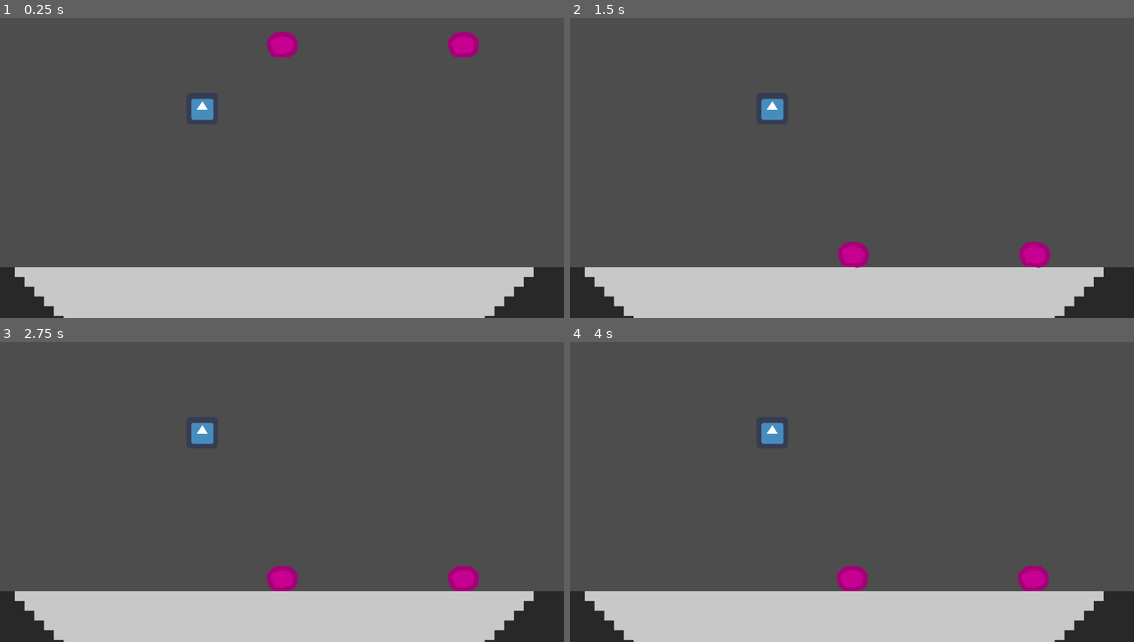
Above: before the commit, frames 1-4 (two rows, left to right).
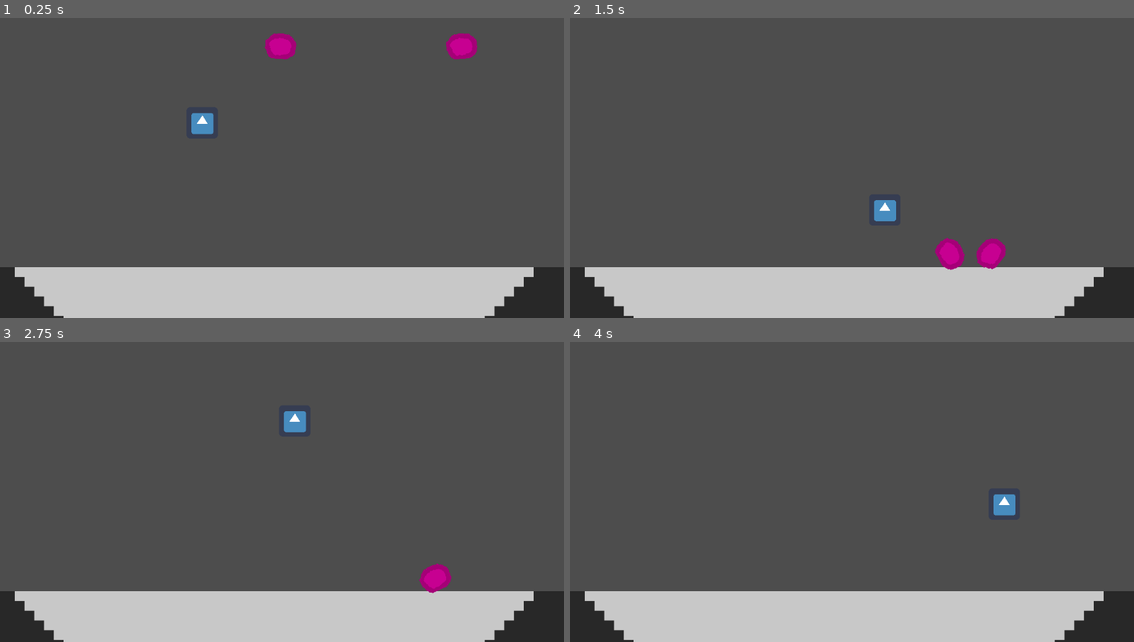
Above: after the commit, the same moments.

Repository: schonewillejacob/SlimeScraper
Game: Godot game, scene res://Data/Main.tscn
The game is run twice, just before and just after one commit, with the same random seed, the same clock (stepped at 60 frames per second) and the same inputs. The engine's default icon, where the game draws it, is replaced by a stand-in: a white triangle on a blue panel in a dark square.
Inputs:
- Up to frame 1 (0.25 s): no input
- Up to frame 2 (1.5 s): hold D (user_right) from 0.53 s (still down); tap W (user_up) at 0.6, 0.77, 1.07, 1.35 s
- Up to frame 3 (2.75 s): tap W (user_up) at 1.52, 1.82, 2.1 s; release D (user_right) at 2.03 s; hold A (user_left) from 2.03 s (still down)
- Up to frame 4 (4 s): release A (user_left) at 2.78 s; hold D (user_right) from 2.78 s (still down); tap W (user_up) at 2.85, 3.02, 3.32, 3.6, 3.77 s

The runs differ from the first frame. In frame 1, 0.7% of the frame differs, in the area x 33-85%, y 4-39%; in frame 2, 2.2%, in the area x 33-86%, y 26-84%; in frame 3, 1.7%; in frame 4, 1.4%.
Error before the commit: Parse Error: Expected indented block after lambda declaration. (res://Data/Scripts/Player.gd:30)

Commit message:
slime hit detection player-side

Diff:
--- a/src/Data/Scenes/Slime.tscn
+++ b/src/Data/Scenes/Slime.tscn
@@ -37,7 +37,7 @@
 radius = 25.0
 height = 56.0
 
-[node name="Slime" type="RigidBody2D"]
+[node name="Slime" type="RigidBody2D" groups=["Enemy"]]
 collision_layer = 4
 collision_mask = 7
 physics_material_override = ExtResource("1_tdouv")
--- a/src/Data/Scripts/Building.gd
+++ b/src/Data/Scripts/Building.gd
@@ -1 +1,14 @@
 extends Area2D
+# Responsiblities:
+#	Create Area2D to detect slimes
+#	Retrieve and logically organise a Tilemap
+#	Provide a Grid for alignment of ladders.
+
+# Future:
+#	Create Moss for slime growth
+#	Asthetics via tilemap/code.
+#
+
+
+func _to_string():
+	return "Inhabitant"
--- a/src/Data/Scripts/Player.gd
+++ b/src/Data/Scripts/Player.gd
@@ -26,42 +26,48 @@
 func _physics_process(delta):
 	process_ui()
 	process_movement(delta)
-
-	func process_collisions():
-	for i in get_slide_collision_count():
-		var collision = get_slide_collision(i)
-#		print("I collided with ", collision.get_collider().name)
+	var slide_count = get_slide_collision_count()
+	if slide_count:
+		process_collision(slide_count)
 
 
 func process_ui():
-	if state == States.Recovering:
+	if state == States.Recovering: # Guards against movement if state isn't right
 		return
-
 	x_axis = Input.get_axis("user_left", "user_right")
 	jump = bool(Input.is_action_just_pressed("user_up") && is_on_floor())
-
-#	Prevents input after being hit.
-
-
 
 
 func process_movement(delta):
 #	Gravity.
 	velocity.y += GRAVITY * delta
 #	Jumping.
-	if Input.is_action_just_pressed("user_up") and is_on_floor():
-			velocity.y = JUMP_HEIGHT * int(jump)
+	if jump and is_on_floor():
+		velocity.y = JUMP_HEIGHT
 #	Lateral speed.
 	velocity.x = x_axis * SPEED
 #	Move
 	move_and_slide()
 
-func bounce(input : Vector2):
-	velocity.bounce(input)
 
-func process_collisions():
-	for i in get_slide_collision_count():
-		var collision = get_slide_collision(i)
+func process_collision(slide_count):
+	var enemy_list = get_tree().get_nodes_in_group("Enemy")
 
-		var col_sign = sign(transform.orign.x - i.transform.origin.x)
-		bounce(Vector2(col_sign * i.STRENGTH, -5))
+#	Hit enemy.
+	for i in range(slide_count):
+		var slide_collider = get_slide_collision(i).get_collider()
+
+#		Guard Clause.
+		if slide_collider not in enemy_list:
+			return
+
+#		Determine outcome.
+		if (slide_collider.transform.origin.y - transform.origin.y) > 0:
+			bounce()
+			slide_collider.die()
+		else:
+			pass
+
+
+func bounce():
+	velocity.y = JUMP_HEIGHT * 2
--- a/src/Data/Scripts/Slime.gd
+++ b/src/Data/Scripts/Slime.gd
@@ -1,3 +1,4 @@
+class_name Slime
 extends RigidBody2D
 
 
@@ -24,7 +25,7 @@
 
 func _ready():
 #	Give random angular momentum, just for fun.
-	small_rotation(2)
+	small_rotation()
 
 func _physics_process(_delta):
 	process_movement()
@@ -34,10 +35,10 @@
 		States.Falling:
 #			Just came from the cloud, should look ~45deg. due to speed.
 			if flagSpawned: apply_central_impulse(RAIN_DIRECTION * STRENGTH)
+
 #			This runs when the creature stops against the ground.
 			if linear_velocity.y < 0.01:
-#			This guard clause protects against grounding in mid-air.
-				if (abs(linear_velocity.x) < 0.6) || flagSpawned:
+				if (abs(linear_velocity.x) < 1) || flagSpawned:
 					if flagSpawned: flagSpawned = false
 					state = States.Ground
 
@@ -45,18 +46,25 @@
 #			Perform jump, change state, prevent multiple jump impulses.
 			if flagJumping:
 				flagJumping = false
+
 #				Wait for 1.0s, then...
 				await get_tree().create_timer(1.0).timeout
 				var direction = STRENGTH*20 * Vector2(sign(targetX - transform.origin.x), -1)
+				small_rotation()
 				apply_central_impulse(direction)
+
 #				Wait for 0.2s, then...
 				await get_tree().create_timer(0.2).timeout
 				flagJumping = true
 				state = States.Falling
+func die():
+	queue_free()
 
-func small_rotation(range: int) -> void:
+
+func small_rotation() -> void:
 	#	Range[-32, 32], pseudorandom
-	angular_velocity = STRENGTH * (randf() * range) - (STRENGTH * range / 2)
+	angular_velocity = (STRENGTH * randf()) - (STRENGTH / 2)
 
-func hit_building(building : Building):
-	print(building)
+
+func get_strength():
+	return STRENGTH
